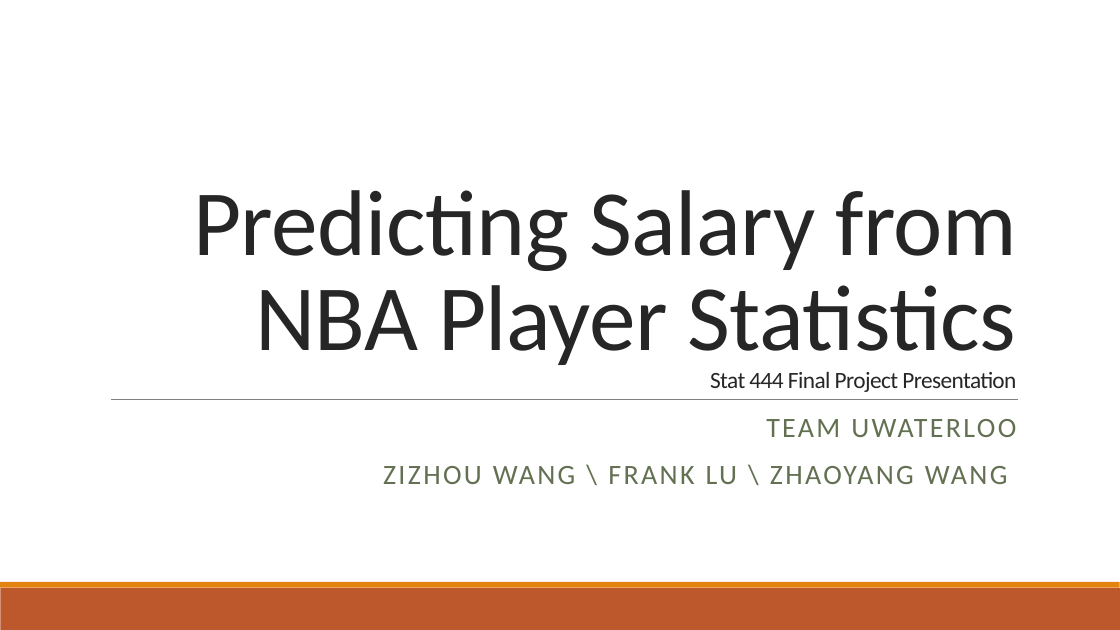
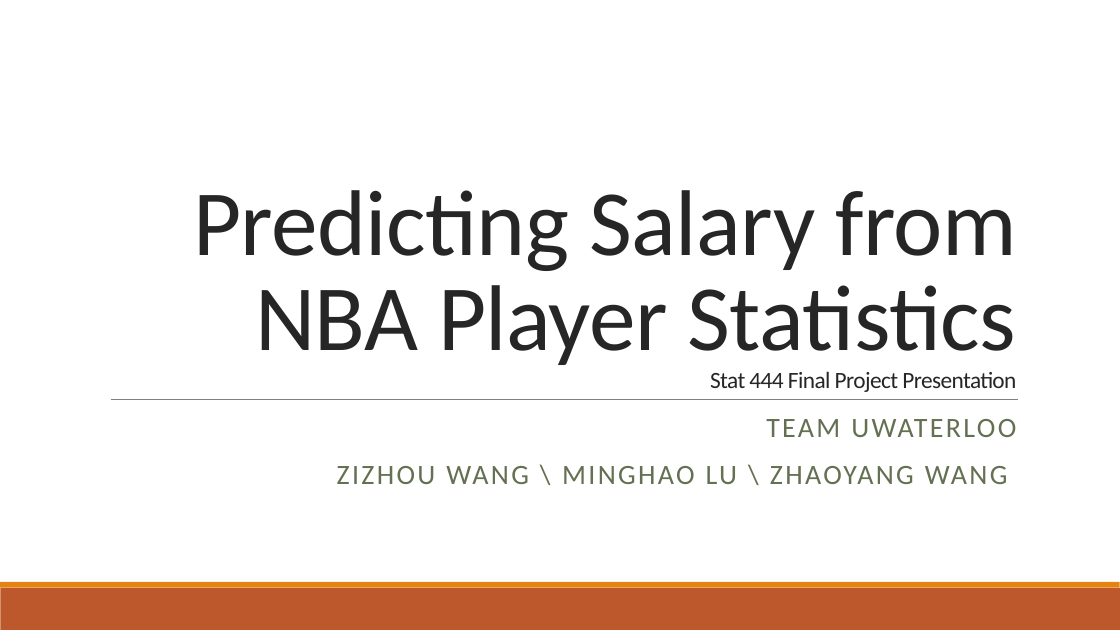
Before and after one commit to zizhouW/Stat-444-Final-Project, a slide deck: slide 1 of presentation.pptx. Drawn at 1120x630 pixels with LibreOffice and Linux fonts; fonts in the diff are those of the drawing. Boxes give left, top, right and bottom in pixels: in the first picture for what was removed or moved away, otherwise in the second. Text is boxed around its words. In the diff, an @@ line names an element or a change of style, - is before the commit and + after.

Commit message:
finalizing attemp
merged pieces together

```diff
--- a/presentation.pptx
+++ b/presentation.pptx
@@ subtitle at (337, 466, 1008, 484): text changed @@
-ZIZHOU WANG \ FRANK LU \ ZHAOYANG WANG
+ZIZHOU WANG \ MINGHAO LU \ ZHAOYANG WANG
```
Also in this commit, not shown: 1 other slide changed, 4 other files.
